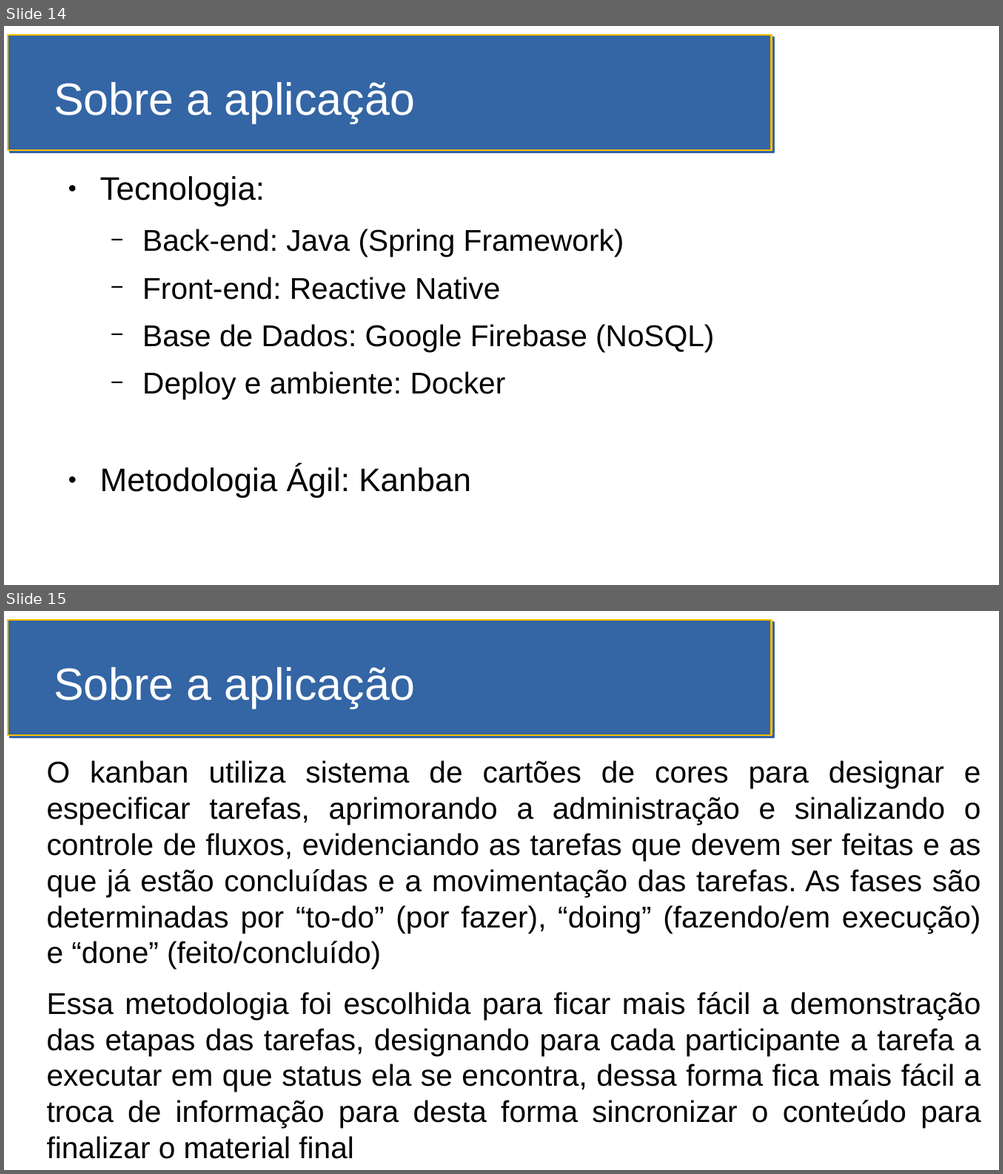
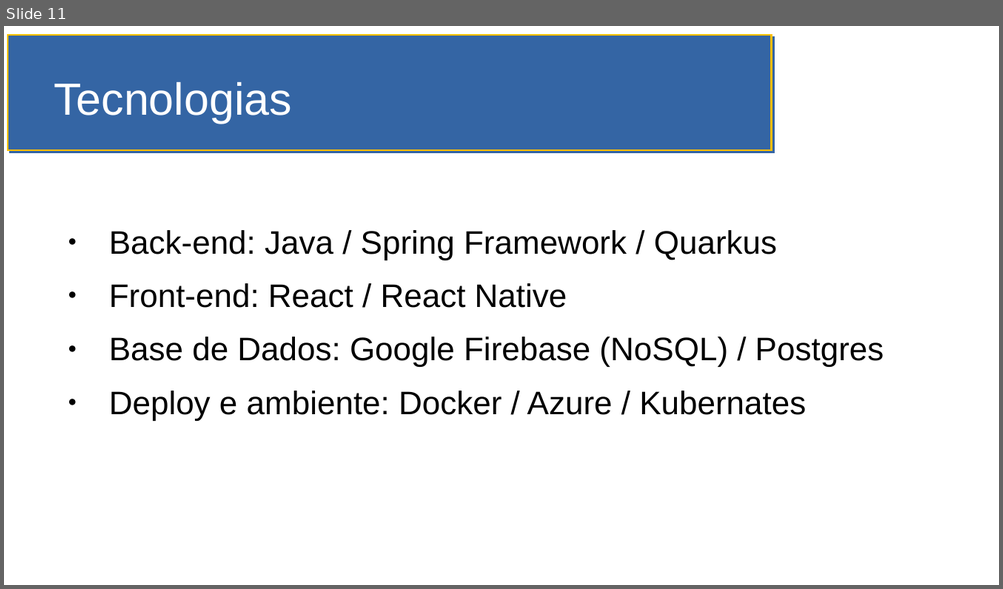
Before and after one commit to MBA-Impacta/mvp-coleta-consciente-descricao, a slide deck: SlidesMVP.odp. Shown one above the other, each under a label of ours: slides 14 and 15 before the commit, slide 11 after it. The pictures are 1003x1174 and 1003x589 pixels, drawn with LibreOffice and Linux fonts; fonts in the diff are those of the drawing. Boxes give left, top, right and bottom in pixels: in the first picture for what was removed or moved away, otherwise in the second. Text is boxed around its words. In the diff, an @@ line names an element or a change of style, - is before the commit and + after.

```diff
--- a/SlidesMVP.odp
+++ b/SlidesMVP.odp
@@ slide 15 removed at box(4, 611, 999, 1170), background #FFFFFF; not listed: 1 template element that a slide beside it also shows @@
@@ title removed at box(54, 667, 414, 708) @@
-Sobre a aplicação
@@ text removed at box(47, 760, 981, 1159) @@
-O kanban utiliza sistema de cartões de cores para designar e especificar tarefas, aprimorando a administração e sinalizando o controle de fluxos, evidenciando as tarefas que devem ser feitas e as que já estão concluídas e a movimentação das tarefas. As fases são determinadas por “to-do” (por fazer), “doing” (fazendo/em execução) e “done” (feito/concluído)
-Essa metodologia foi escolhida para ficar mais fácil a demonstração das etapas das tarefas, designando para cada participante a tarefa a executar em que status ela se encontra, dessa forma fica mais fácil a troca de informação para desta forma sincronizar o conteúdo para finalizar o material final
@@ what was slide 14 is now slide 11 @@
@@ slide 11 changed as well @@
@@ rectangle removed at box(8, 35, 771, 150) @@
@@ freeform shape added at box(8, 35, 771, 150), fill #3465A4, outline #FFBF00 1.42 pt @@
@@ title at box(54, 82, 292, 123): text changed @@
-Sobre a aplicação
+Tecnologias
@@ text at box(109, 230, 884, 420): text changed; size 24 to 26 pt @@
-● Tecnologia:
-  − Back-end: Java (Spring Framework)
-  − Front-end: Reactive Native
-  − Base de Dados: Google Firebase (NoSQL)
-  − Deploy e ambiente: Docker
-● Metodologia Ágil: Kanban
+● Back-end: Java / Spring Framework / Quarkus
+● Front-end: React / React Native
+● Base de Dados: Google Firebase (NoSQL) / Postgres
+● Deploy e ambiente: Docker / Azure / Kubernates
```
Also in this commit, not shown: 8 other slides changed, 3 slides added, 6 other slides removed.
